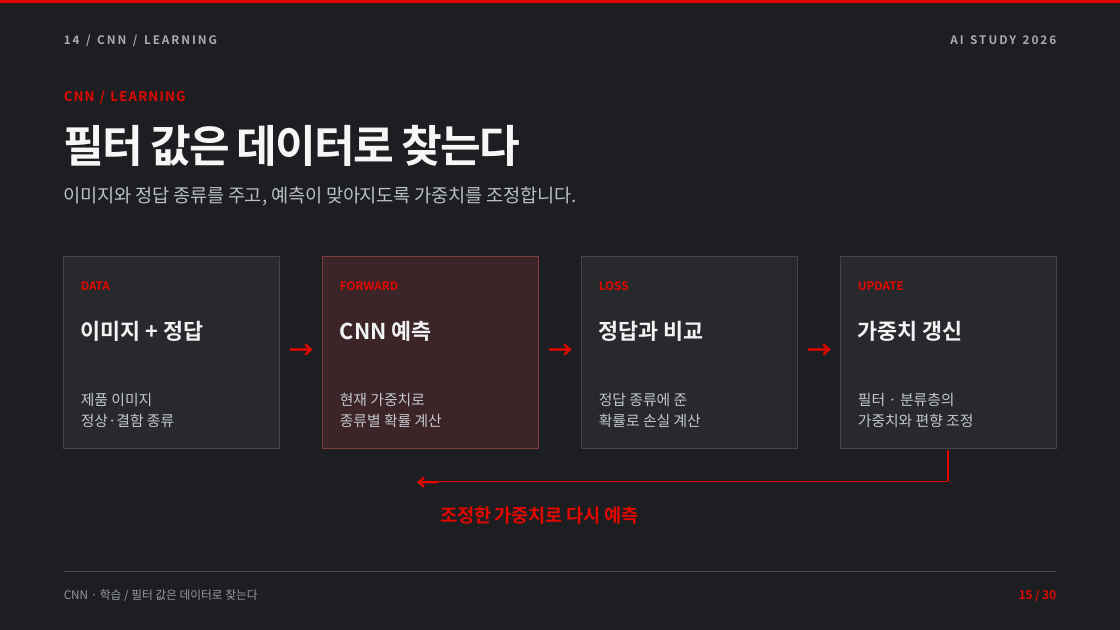
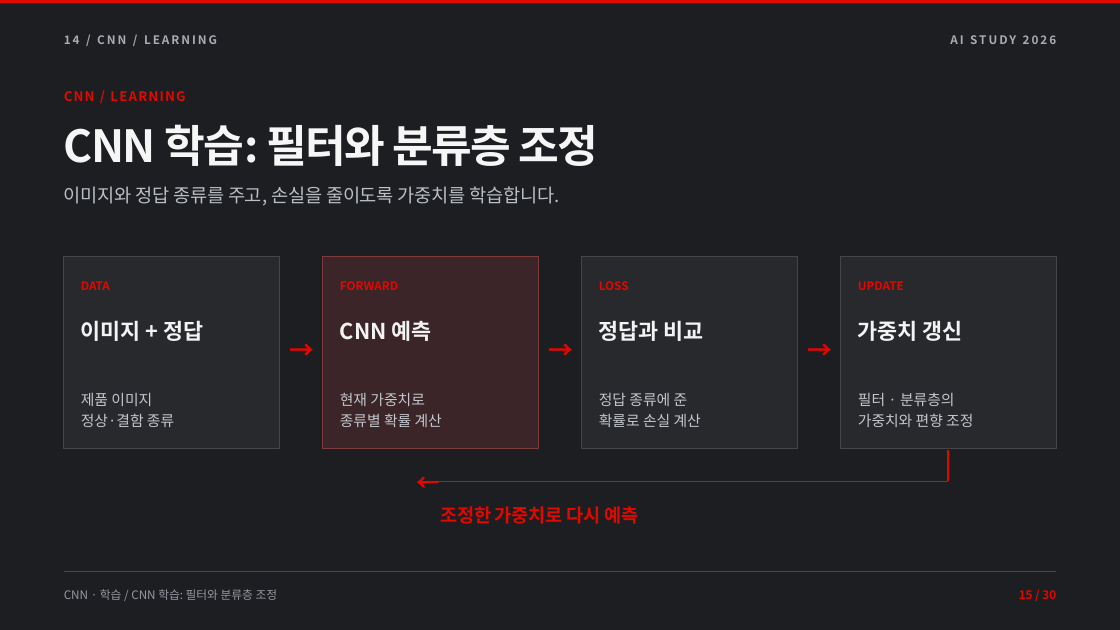
Before and after one commit to TRIPLESONG90/DAL, a slide deck: slide 15 of week2/DAL_Week2_AI_Learning.pptx. Drawn at 1120x630 pixels with LibreOffice and Linux fonts; fonts in the diff are those of the drawing. Boxes give left, top, right and bottom in pixels: in the first picture for what was removed or moved away, otherwise in the second. Text is boxed around its words. In the diff, an @@ line names an element or a change of style, - is before the commit and + after.

```diff
--- a/week2/DAL_Week2_AI_Learning.pptx
+++ b/week2/DAL_Week2_AI_Learning.pptx
@@ text at box(64, 124, 598, 166): text changed @@
-필터 값은 데이터로 찾는다
+CNN 학습: 필터와 분류층 조정
@@ text at box(64, 186, 559, 206): text changed @@
-이미지와 정답 종류를 주고, 예측이 맞아지도록 가중치를 조정합니다.
+이미지와 정답 종류를 주고, 손실을 줄이도록 가중치를 학습합니다.
@@ text at box(64, 589, 278, 600): text changed @@
-CNN · 학습 / 필터 값은 데이터로 찾는다
+CNN · 학습 / CNN 학습: 필터와 분류층 조정
```
Also in this commit, not shown: 27 other slides changed, 16 other files.
